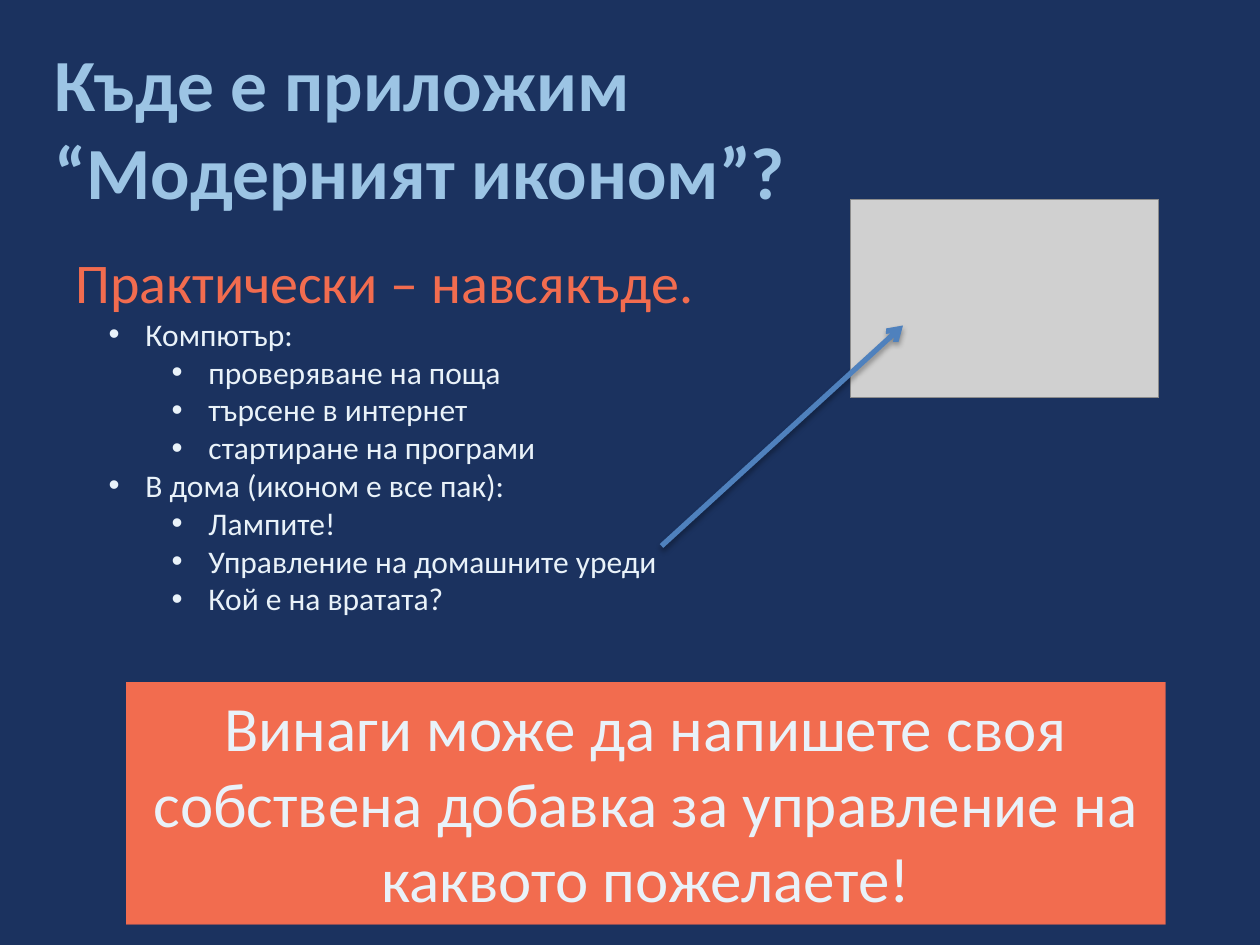
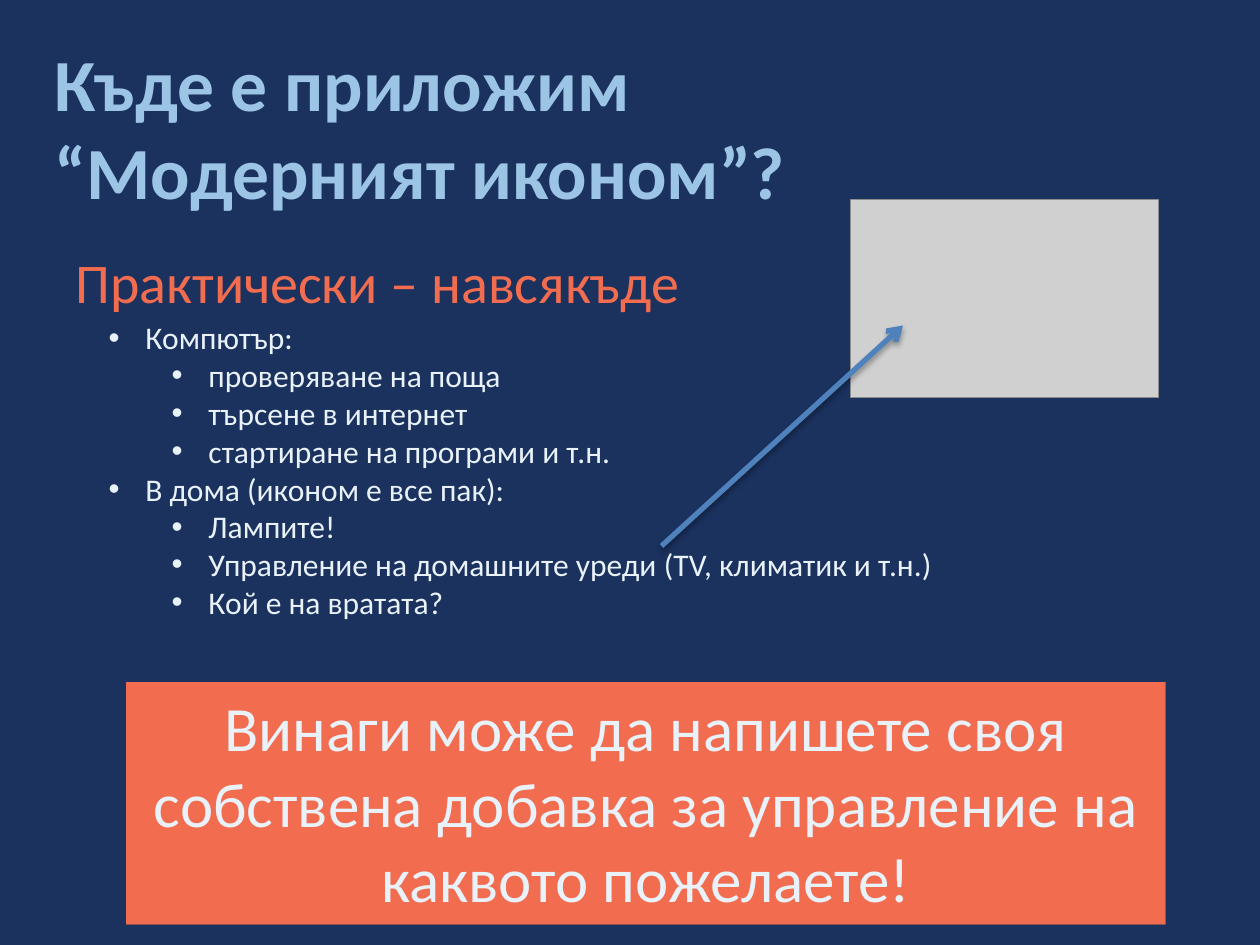
Before and after one commit to ModernSteward/ModernSteward, a slide deck: slide 15 of Presentation/Presentation.pptx (slide 14 before the commit). Drawn at 1260x945 pixels with LibreOffice and Linux fonts; fonts in the diff are those of the drawing; grey boxes stand for pictures. Boxes give left, top, right and bottom in pixels: in the first picture for what was removed or moved away, otherwise in the second. Text is boxed around its words. In the diff, an @@ line names an element or a change of style, - is before the commit and + after.

```diff
--- a/Presentation/Presentation.pptx
+++ b/Presentation/Presentation.pptx
@@ text at <box>75,267,679,312</box>: text changed @@
-Практически – навсякъде.
+Практически – навсякъде
@@ text at <box>208,447,610,468</box>: text changed @@
-    • стартиране на програми
+    • стартиране на програми и т.н.
@@ text at <box>208,553,931,581</box>: text changed @@
-    • Управление на домашните уреди
+    • Управление на домашните уреди (TV, климатик и т.н.)
```
Also in this commit, not shown: 1 other slide changed, 2 slides added, 3 slides removed, 5 other files.
